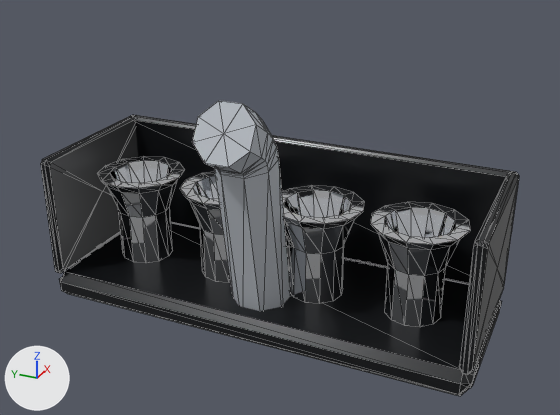
Renders of the glTF model assets/parts/intake/intake_race/hana_roadster.glb from each side of a commit.
Rendered twice from a 50 mm camera at (-0.588, -0.321, 0.231) aimed at (0.093, -0.014, -0.109). Arrows for +X, +Y and +Z are at lower left; the lights stay in place. The picture after the commit comes second. Mesh edges are drawn as thin lines. Where no turn or scale is listed for an object, it has been applied to the vertices. Vertices at exactly the same position are counted once.

Script lines for the objects in view, before the commit:
```python
me_model = bpy.data.meshes.new('model')
me_model.from_pydata(...)  # 506 vertices, 1012 faces; spans x -0.108..0.108, y -0.24..0.24, z -0.135..0.135
# faces by material slot: [244, 672, 96]
me_model.materials.append(mat_carbon)  # black #1c1e21
me_model.materials.append(mat_chrome)  # white #f1f3f6
me_model.materials.append(mat_car_atlas)  # picture img_car_atlas
ob_model = bpy.data.objects.new('model', me_model)
ob_model.location = (0.0924, 0.0, -0.11)
```
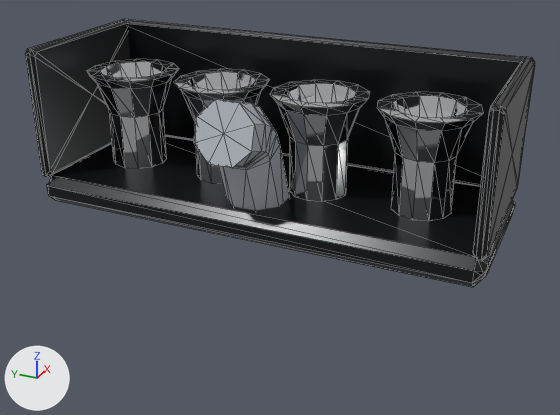
Changed parts and their boxes [x1, y1, x2, y2] in the pictures (560 x 415 px; the box of a moved part takes in the faces that stretch with it):
'model', reshaped, moved (7% wider, 9% shorter): before [41, 101, 519, 396]; after [25, 19, 535, 287]
part 1 of me_model, moved or reshaped: before [59, 223, 501, 396]; after [47, 136, 515, 287]
part 2 of me_model, moved or reshaped: before [41, 115, 519, 375]; after [25, 19, 535, 261]
part 3 of me_model, moved or reshaped: before [98, 156, 184, 263]; after [87, 59, 179, 169]
part 4 of me_model, moved or reshaped: before [180, 171, 230, 283]; after [174, 69, 270, 184]
part 5 of me_model, moved or reshaped: before [282, 185, 364, 304]; after [270, 79, 370, 202]
part 6 of me_model, moved or reshaped: before [371, 202, 470, 327]; after [377, 92, 483, 221]
part 7 of me_model, moved or reshaped: before [192, 101, 291, 311]; after [194, 99, 289, 211]

Diff of the bpy script that builds the scene:
```diff
--- a/assets/parts/intake/intake_race/hana_roadster.glb.py
+++ b/assets/parts/intake/intake_race/hana_roadster.glb.py
@@ me_model @@
 # used by ob_model
-me_model.from_pydata(...)  # 506 vertices, 1012 faces; spans x -0.108..0.108, y -0.24..0.24, z -0.135..0.135
+me_model.from_pydata(...)  # 506 vertices, 1012 faces; spans x -0.104..0.104, y -0.24..0.24, z -0.09..0.09
+# me_model part 1: the loose piece of 34 vertices spanning x -0.072..0.108, y -0.24..0.24, z -0.13..-0.1 is moved by (-0.003, 0.0, 0.05)
+# me_model part 2: the loose piece of 86 vertices spanning x -0.072..0.108, y -0.24..0.24, z -0.1..0.04 is moved by (-0.003, 0.0, 0.05)
+# me_model part 3: the loose piece of 84 vertices spanning x -0.032..0.068, y 0.12..0.22, z -0.1..0.005 is moved by (-0.003, 0.0, 0.05)
+# me_model part 4: the loose piece of 84 vertices spanning x -0.032..0.068, y 0.01..0.11, z -0.1..0.005 is moved by (-0.003, 0.0, 0.05)
+# me_model part 5: the loose piece of 84 vertices spanning x -0.032..0.068, y -0.1..0.0, z -0.1..0.005 is moved by (-0.003, 0.0, 0.05)
+# me_model part 6: the loose piece of 84 vertices spanning x -0.032..0.068, y -0.21..-0.11, z -0.1..0.005 is moved by (-0.003, 0.0, 0.05)
+# me_model part 7: 50 of 506 vertices moved; they spanned x -0.108..0.017, y -0.03..0.03, z -0.135..0.135 and now span x -0.104..0.012, y -0.03..0.03, z -0.09..0.068; mean shift (-0.003, 0.0, -0.042); largest move (-0.108, -0.012, 0.085) -> (-0.104, -0.012, 0.012)
 me_model.materials.append(mat_carbon)
@@ ob_model @@
 ob_model = bpy.data.objects.new('model', me_model)
-ob_model.location = (0.0924, 0.0, -0.11)
+ob_model.location = (0.0958, 0.0, -0.0401)
```
